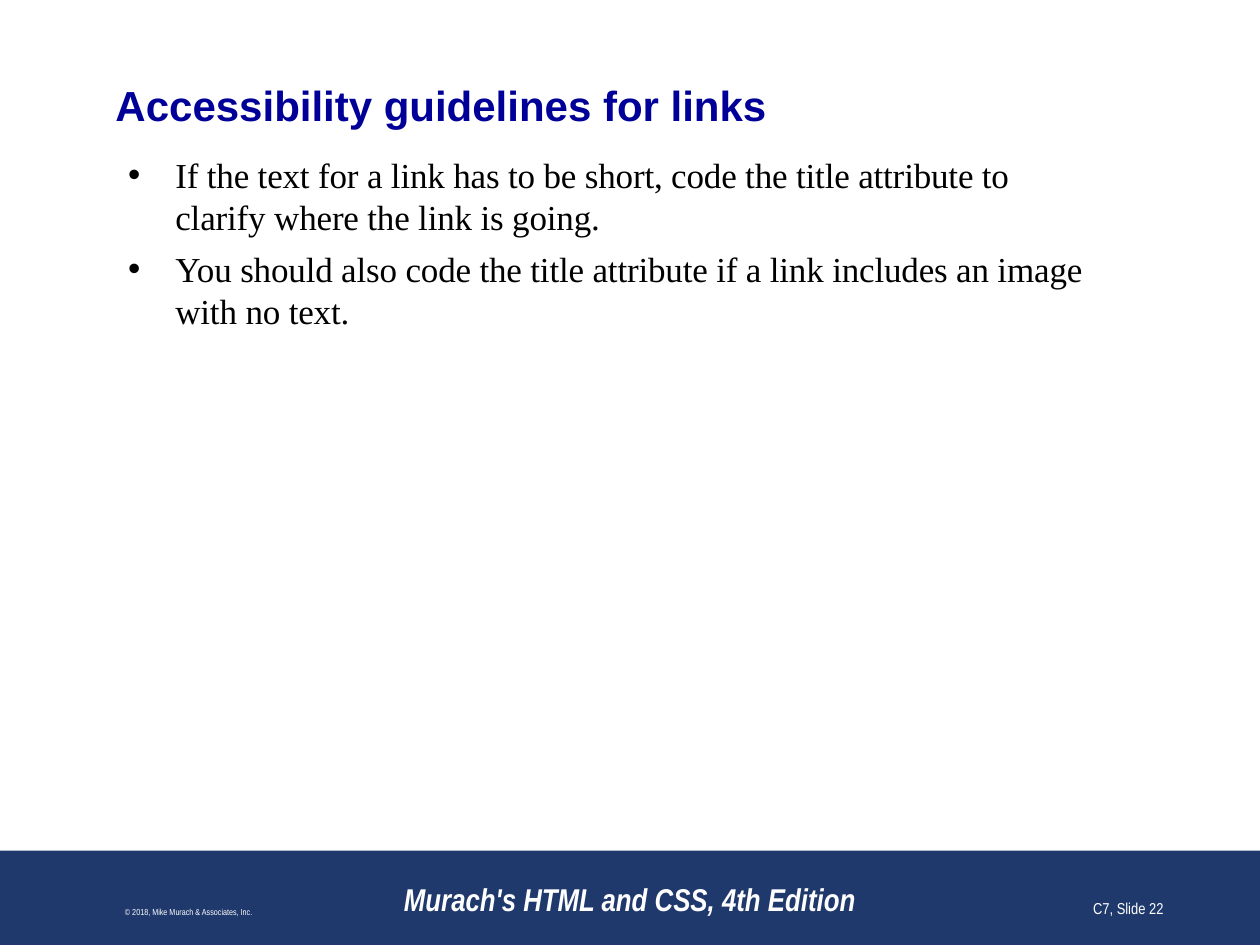
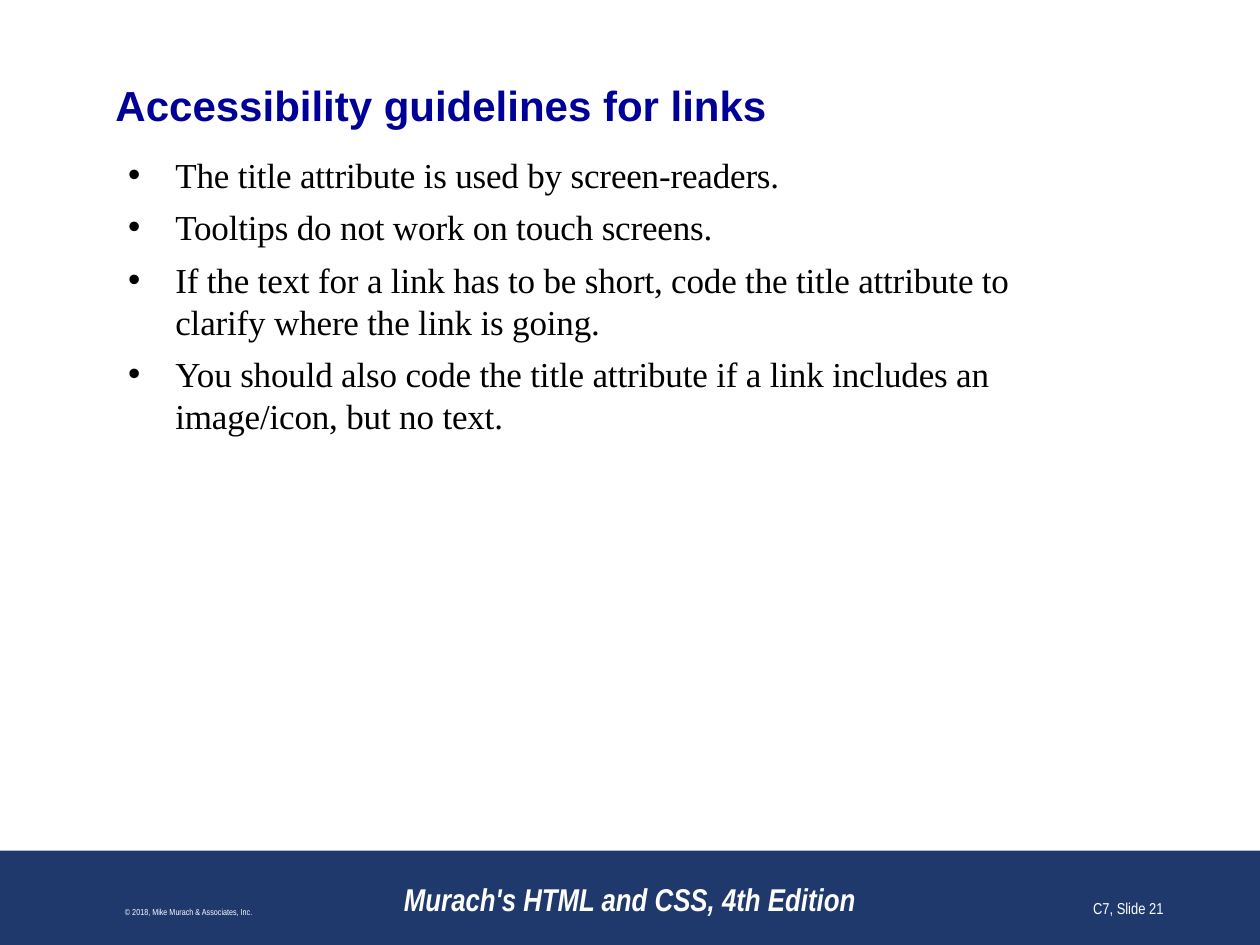
Before and after one commit to paulsmithkc/awd1000_base_lab_and_homework, a slide deck: slide 21 of murach_html_4e/slides/Chapter 7 slides (Revised).pptx (slide 22 before the commit). Drawn at 1260x945 pixels with LibreOffice and Linux fonts; fonts in the diff are those of the drawing; background and template pictures are left out. Boxes give left, top, right and bottom in pixels: in the first picture for what was removed or moved away, otherwise in the second. Text is boxed around its words. In the diff, an @@ line names an element or a change of style, - is before the commit and + after.

```diff
--- a/murach_html_4e/slides/Chapter 7 slides (Revised).pptx
+++ b/murach_html_4e/slides/Chapter 7 slides (Revised).pptx
@@ text at bbox=[175, 163, 779, 248]: paragraphs added @@
+• The title attribute is used by screen-readers.
+• Tooltips do not work on touch screens.
@@ text at bbox=[175, 362, 989, 437]: text changed @@
-• You should also code the title attribute if a link includes an image with no text.
+• You should also code the title attribute if a link includes an image/icon, but no text.
@@ page number at bbox=[1093, 902, 1163, 916]: text changed @@
-C7, Slide 22
+C7, Slide 21
```
Also in this commit, not shown: 37 other slides changed, 6 slides removed.
